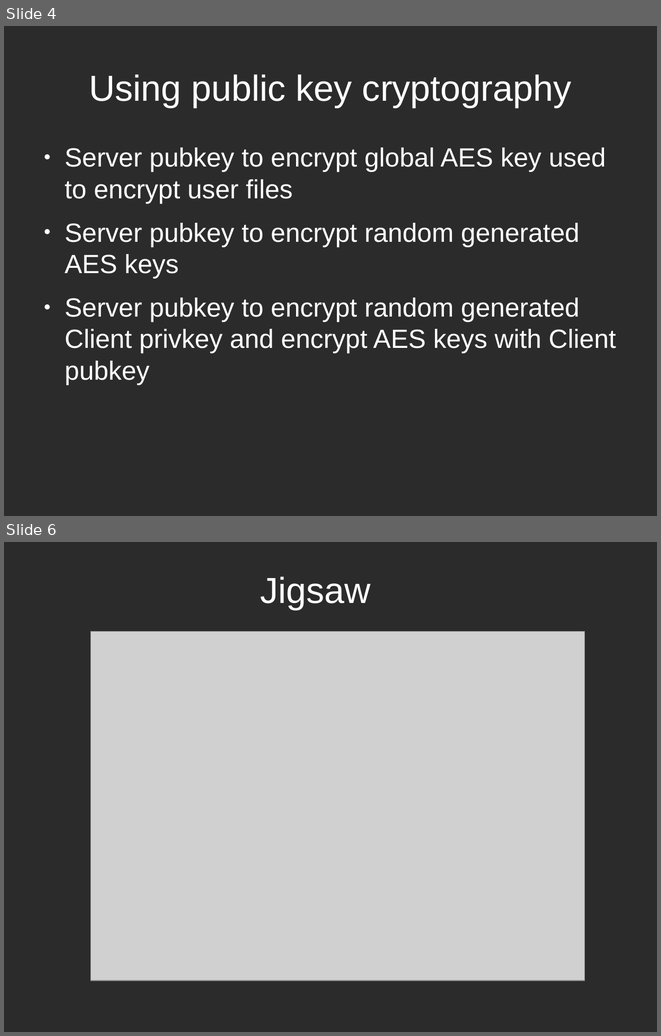
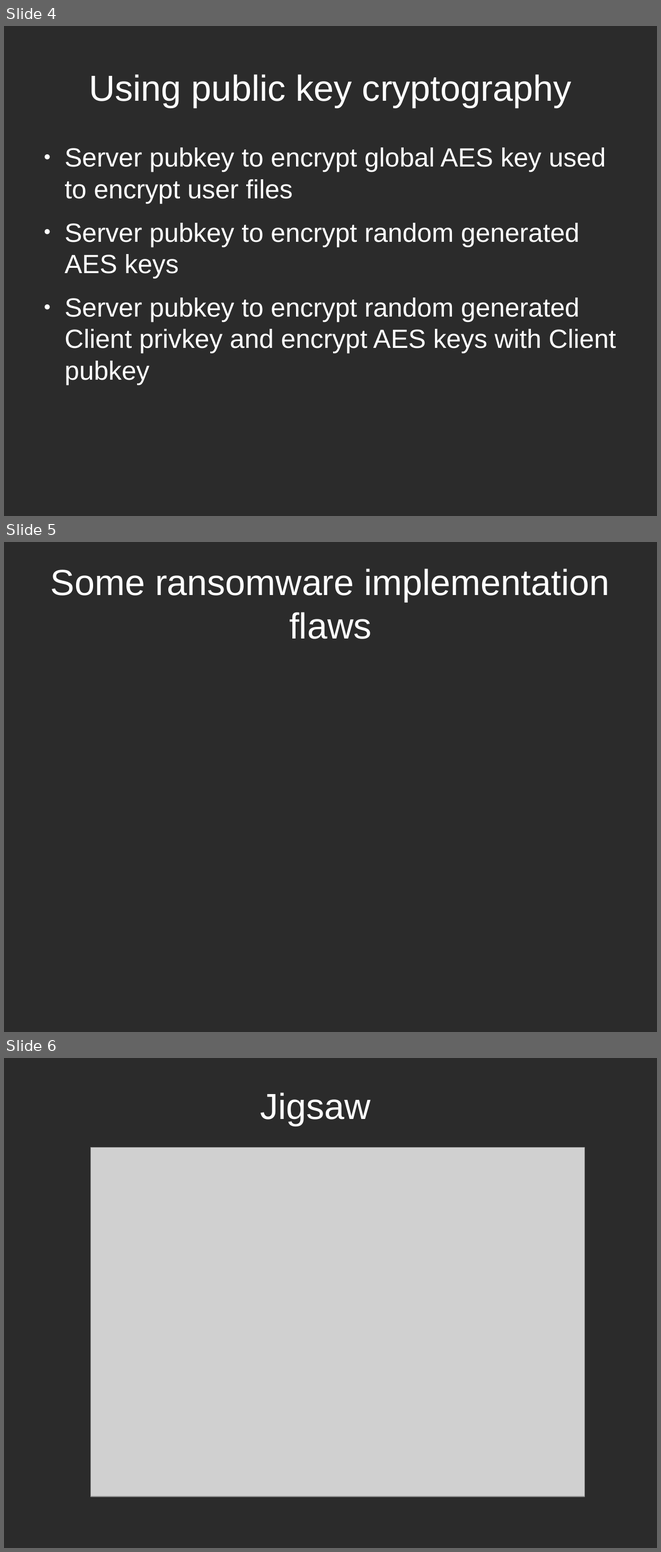
Before and after one commit to tarcisio-marinho/GonnaCry, a slide deck: Python/talk/na_beira_do_rio.odp. Shown one above the other, each under a label of ours: slides 4 and 6 before the commit, slides 4, 5 and 6 after it; the slides between them are not shown. The pictures are 661x1036 and 661x1552 pixels, drawn with LibreOffice and Linux fonts; fonts in the diff are those of the drawing; grey boxes stand for pictures; background and template pictures are left out; a plain dark background stands for a picture behind light text. Boxes give left, top, right and bottom in pixels: in the first picture for what was removed or moved away, otherwise in the second. Text is boxed around its words. In the diff, an @@ line names an element or a change of style, - is before the commit and + after.

```diff
--- a/Python/talk/na_beira_do_rio.odp
+++ b/Python/talk/na_beira_do_rio.odp
@@ slide 5 added at (x1=4, y1=542, x2=657, y2=1032), background picture (left out) @@
@@ title added at (x1=51, y1=568, x2=610, y2=639), 44 pt, text #FFFFFF @@
+Some ransomware implementation flaws
```
Also in this commit, not shown: 1 slide changed, 1 slide removed, 5 other files.
